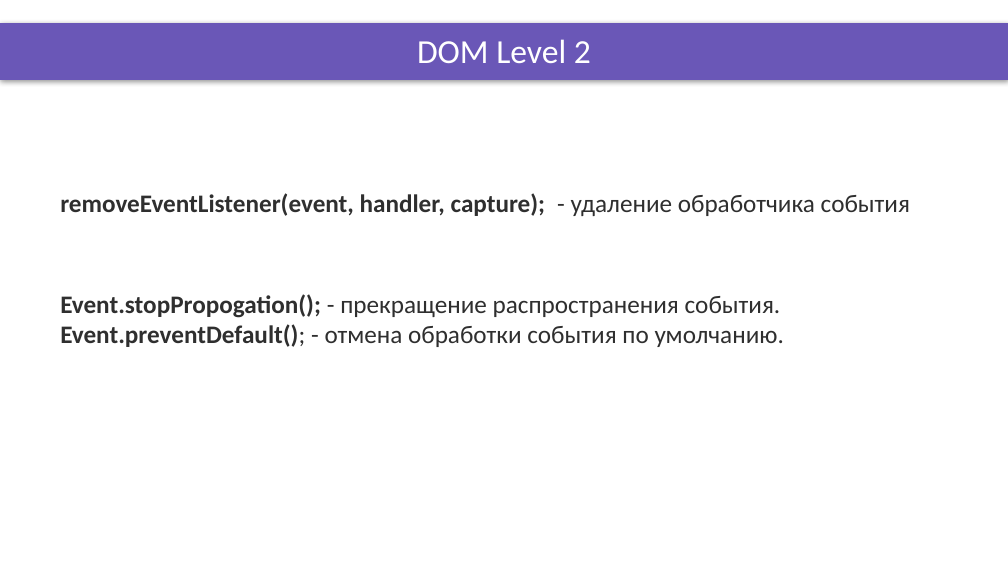
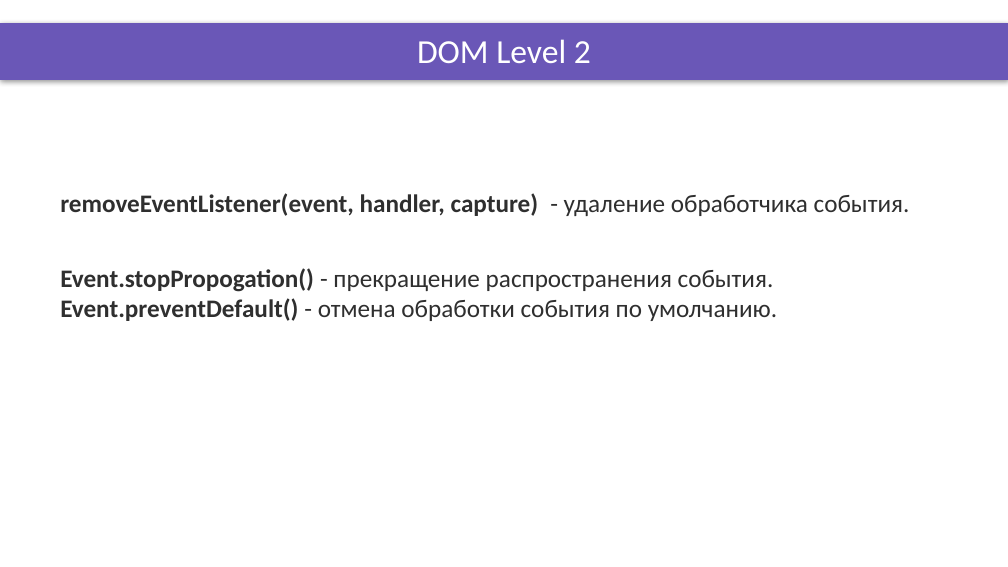
Before and after one commit to DinamickaDevelopment/ignite, a slide deck: slide 5 of JS/008_lesson/Presentation/events_1.pptx. Drawn at 1008x567 pixels with LibreOffice and Linux fonts; fonts in the diff are those of the drawing; background and template pictures are left out. Boxes give left, top, right and bottom in pixels: in the first picture for what was removed or moved away, otherwise in the second. Text is boxed around its words. In the diff, an @@ line names an element or a change of style, - is before the commit and + after.

```diff
--- a/JS/008_lesson/Presentation/events_1.pptx
+++ b/JS/008_lesson/Presentation/events_1.pptx
@@ text at (x1=60, y1=193, x2=910, y2=216): text changed @@
-removeEventListener(event, handler, capture); - удаление обработчика события
+removeEventListener(event, handler, capture) - удаление обработчика события.
@@ text at (x1=60, y1=268, x2=777, y2=321): text changed @@
-Event.stopPropogation(); - прекращение распространения события.
-Event.preventDefault(); - отмена обработки события по умолчанию.
+Event.stopPropogation() - прекращение распространения события.
+Event.preventDefault() - отмена обработки события по умолчанию.
```
Also in this commit, not shown: 3 other slides changed, 13 other files.
